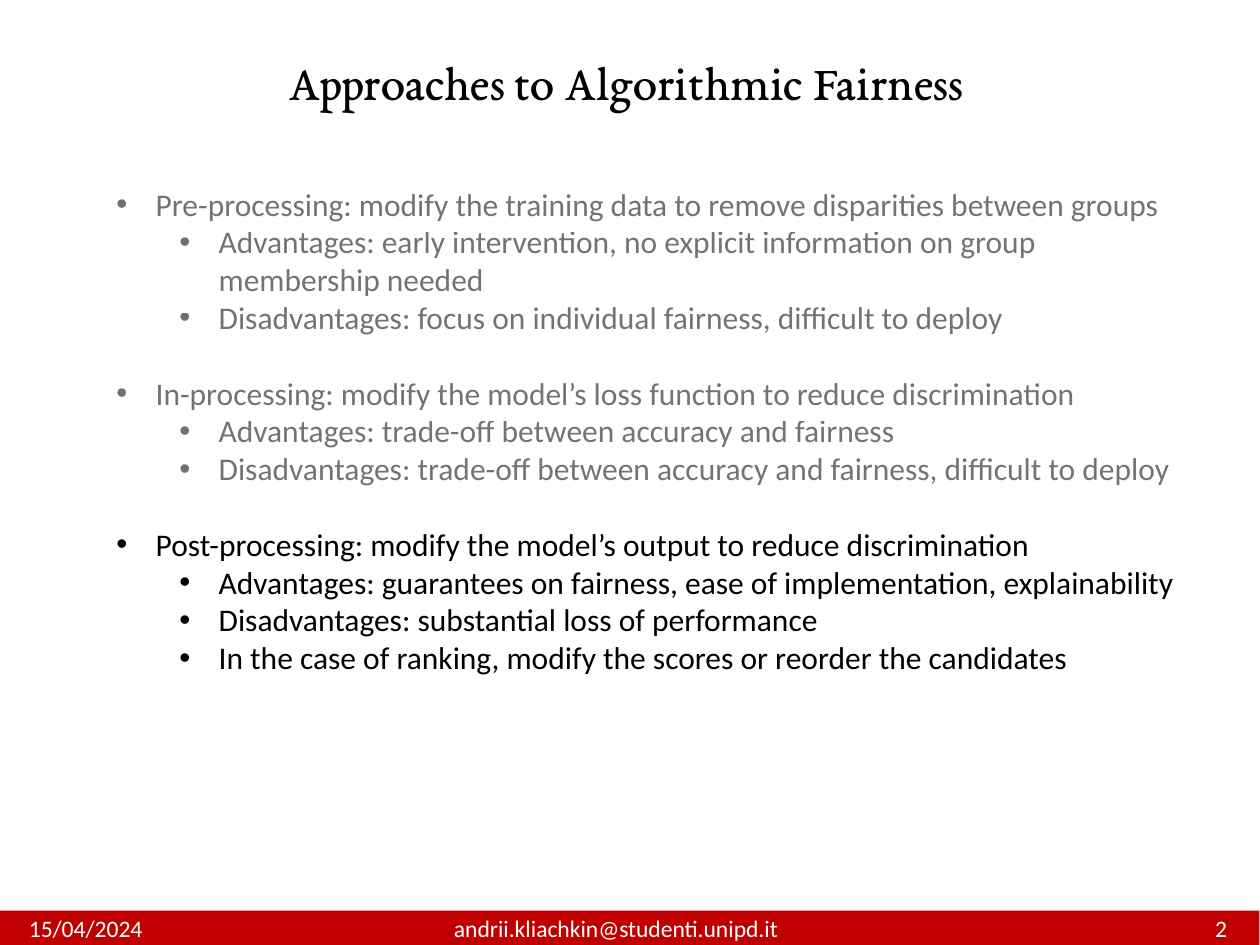
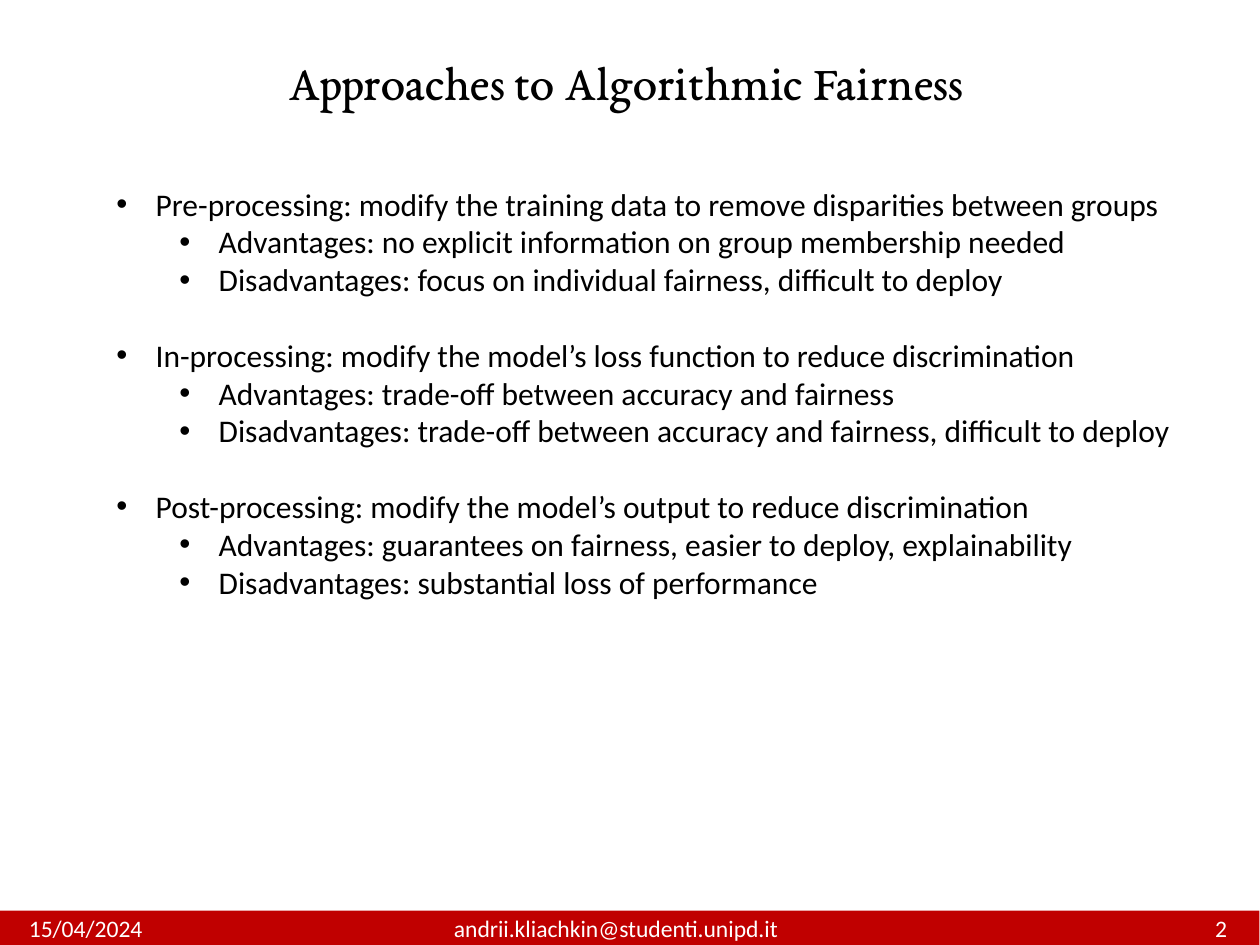
Before and after one commit to andrewklayk/unipd_thesis, a slide deck: slide 11 of AndriiKliachkin.pptx (slide 13 before the commit). Drawn at 1260x945 pixels with LibreOffice and Linux fonts; fonts in the diff are those of the drawing. Boxes give left, top, right and bottom in pixels: in the first picture for what was removed or moved away, otherwise in the second. Text is boxed around its words. In the diff, an @@ line names an element or a change of style, - is before the commit and + after.

```diff
--- a/AndriiKliachkin.pptx
+++ b/AndriiKliachkin.pptx
@@ text at (156,194,1169,448): text colour #000000 at 55% opacity to #000000 in "Pre-processing: modify the training data to remove ...", "Disadvantages: focus on individual fairness, difficult to ...", "In-processing: modify the model’s loss function to ...", "Advantages: trade-off between accuracy and fairness" and 1 more places @@
@@ text at (219,231,1065,259): text changed; text colour #000000 at 55% opacity to #000000 @@
-  • Advantages: early intervention, no explicit information on group membership needed
+  • Advantages: no explicit information on group membership needed
@@ text at (219,534,1071,562): text changed @@
-  • Advantages: guarantees on fairness, ease of implementation, explainability
+  • Advantages: guarantees on fairness, easier to deploy, explainability
@@ text at (219,647,1067,675): paragraph removed @@
-  • In the case of ranking, modify the scores or reorder the candidates
```
Also in this commit, not shown: 20 other slides changed, 7 slides added, 4 slides removed, 9 other files.
